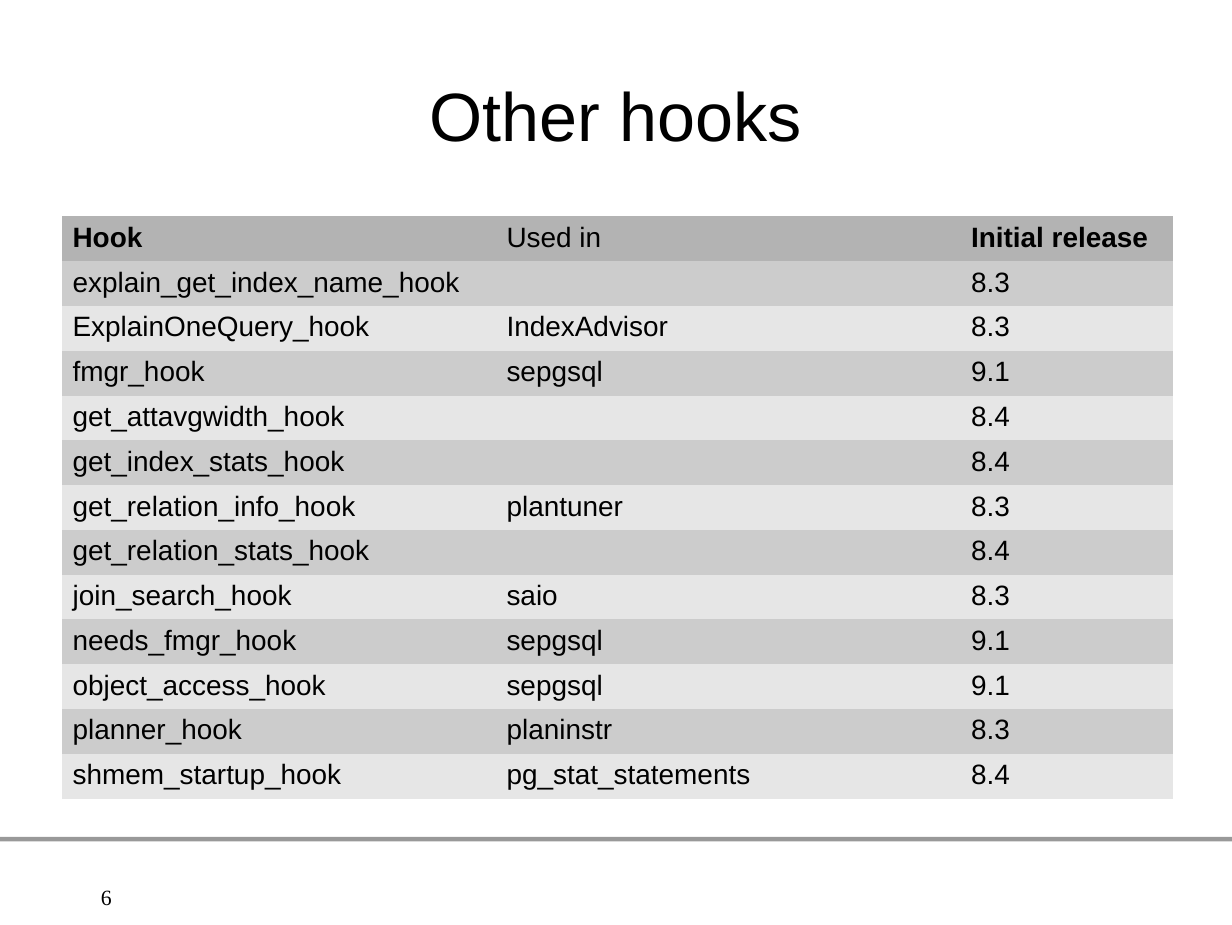
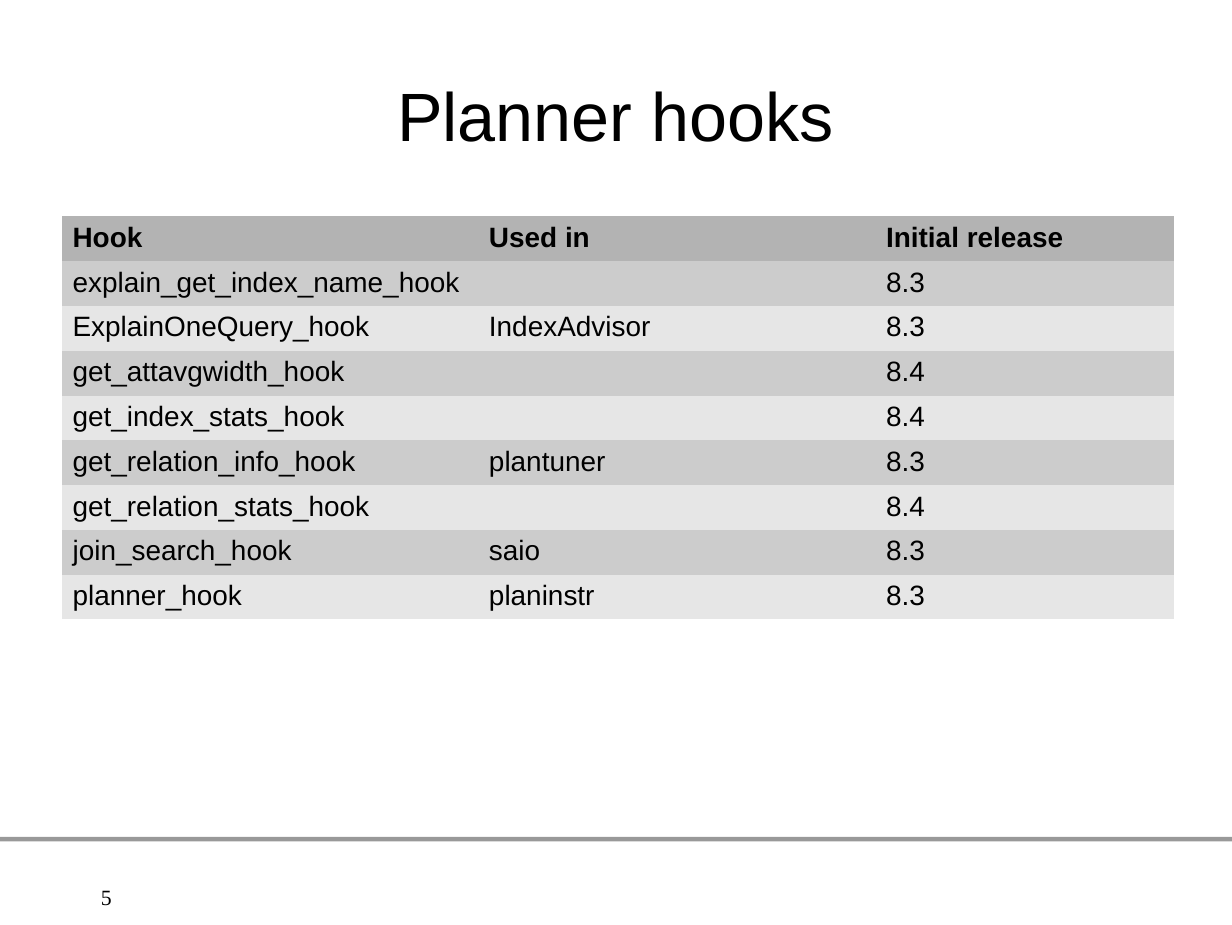
Before and after one commit to gleu/Hooks-in-PostgreSQL, a slide deck: slide 5 of hooks_in_postgresql.odp (slide 6 before the commit). Drawn at 1232x925 pixels with LibreOffice and Linux fonts; fonts in the diff are those of the drawing; background and template pictures are left out. Boxes give left, top, right and bottom in pixels: in the first picture for what was removed or moved away, otherwise in the second. Text is boxed around its words. In the diff, an @@ line names an element or a change of style, - is before the commit and + after.

Commit message:
Change the hook list
I had three tables with a bunch of unclassified hooks. Now, each table is a
category, and there are four categories: planner, executor,
security/permissions, and PL/pgsql. It's easier to understand it this way.

```diff
--- a/hooks_in_postgresql.odp
+++ b/hooks_in_postgresql.odp
@@ title at <box>397,91,834,142</box>: text changed @@
-Other hooks
+Planner hooks
@@ table at <box>61,217,1173,614</box> @@
-row 4: fmgr_hook | sepgsql | 9.1
-row 10: needs_fmgr_hook | sepgsql | 9.1
-row 11: object_access_hook | sepgsql | 9.1
-row 13: shmem_startup_hook | pg_stat_statements | 8.4
@@ page number at <box>101,890,112,906</box>: text changed @@
-6
+5
```
Also in this commit, not shown: 3 other slides changed, 2 slides added.
